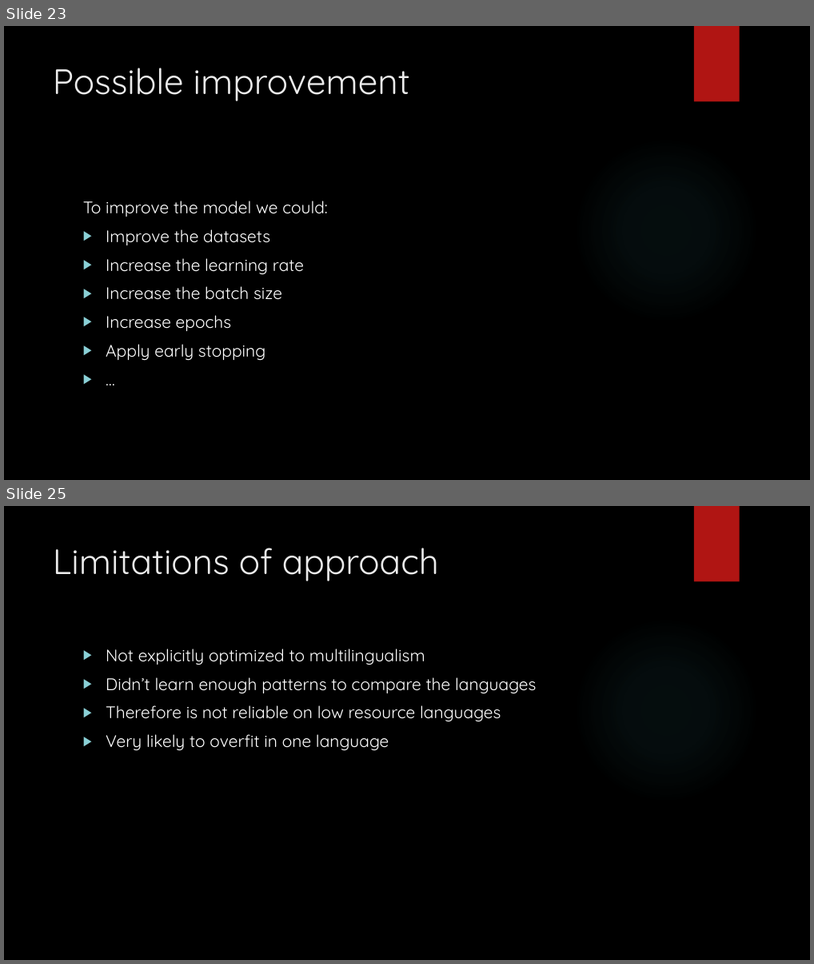
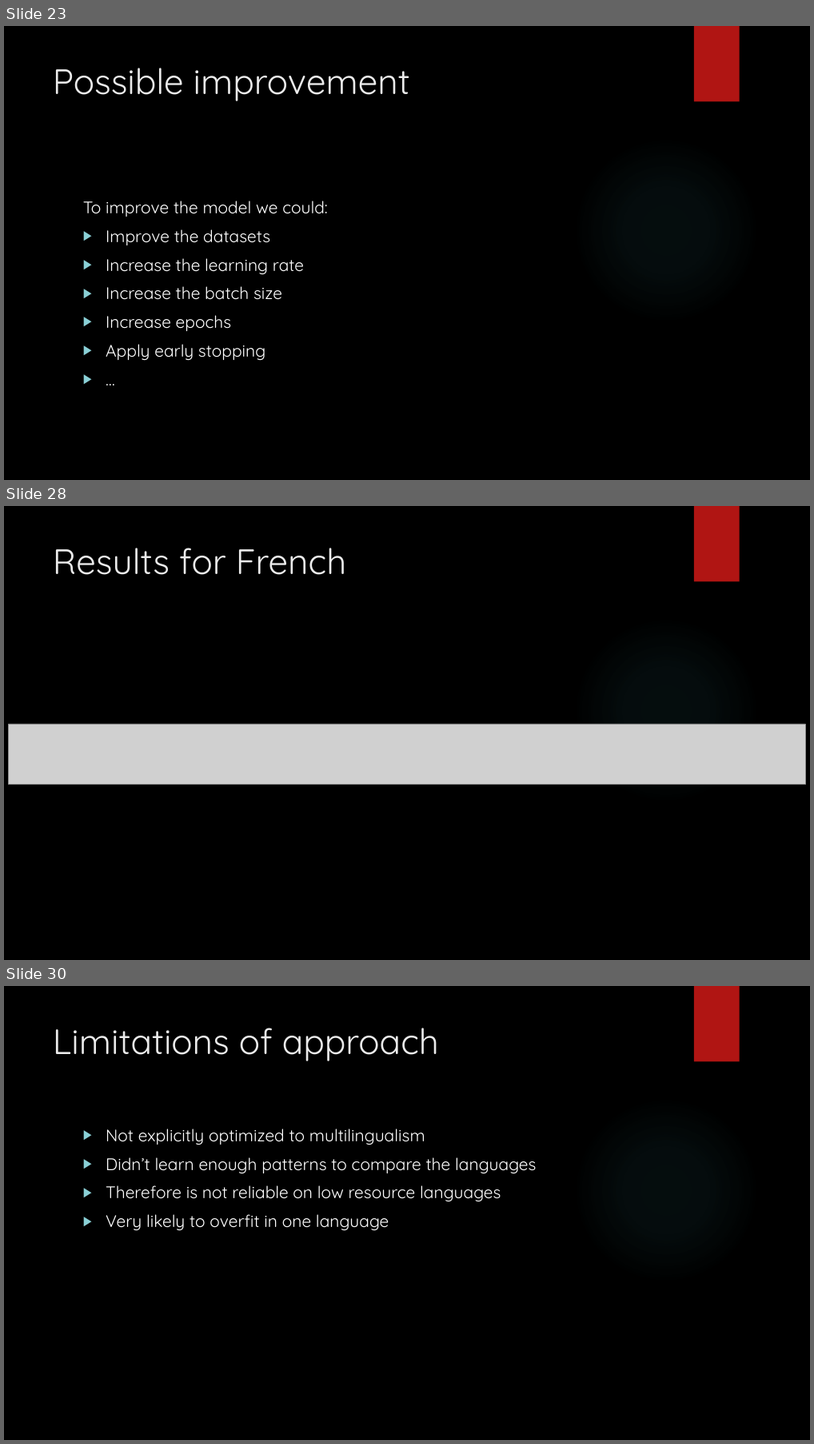
Before and after one commit to Beabir/TaskModule4_MNER, a slide deck: CAS NLP Module 4_jd_bb.pptx. Shown one above the other, each under a label of ours: slides 23 and 25 before the commit, slides 23, 28 and 30 after it; the slides between them are not shown. The pictures are 814x964 and 814x1444 pixels, drawn with LibreOffice and Linux fonts; fonts in the diff are those of the drawing; grey boxes stand for pictures; background and template pictures are left out. Boxes give left, top, right and bottom in pixels: in the first picture for what was removed or moved away, otherwise in the second. Text is boxed around its words. In the diff, an @@ line names an element or a change of style, - is before the commit and + after.

```diff
--- a/CAS NLP Module 4_jd_bb.pptx
+++ b/CAS NLP Module 4_jd_bb.pptx
@@ slide 28 added at <box>4,506,810,960</box>, background picture (left out); not listed: 2 template elements that a slide beside it also shows @@
@@ title added at <box>53,548,346,575</box>, 42 pt, text #EBEBEB @@
+Results for French
@@ picture added at <box>9,724,806,784</box> @@
@@ what was slide 25 is now slide 30 @@
```
Also in this commit, not shown: 3 slides changed, 4 other slides added, 1 other file.
